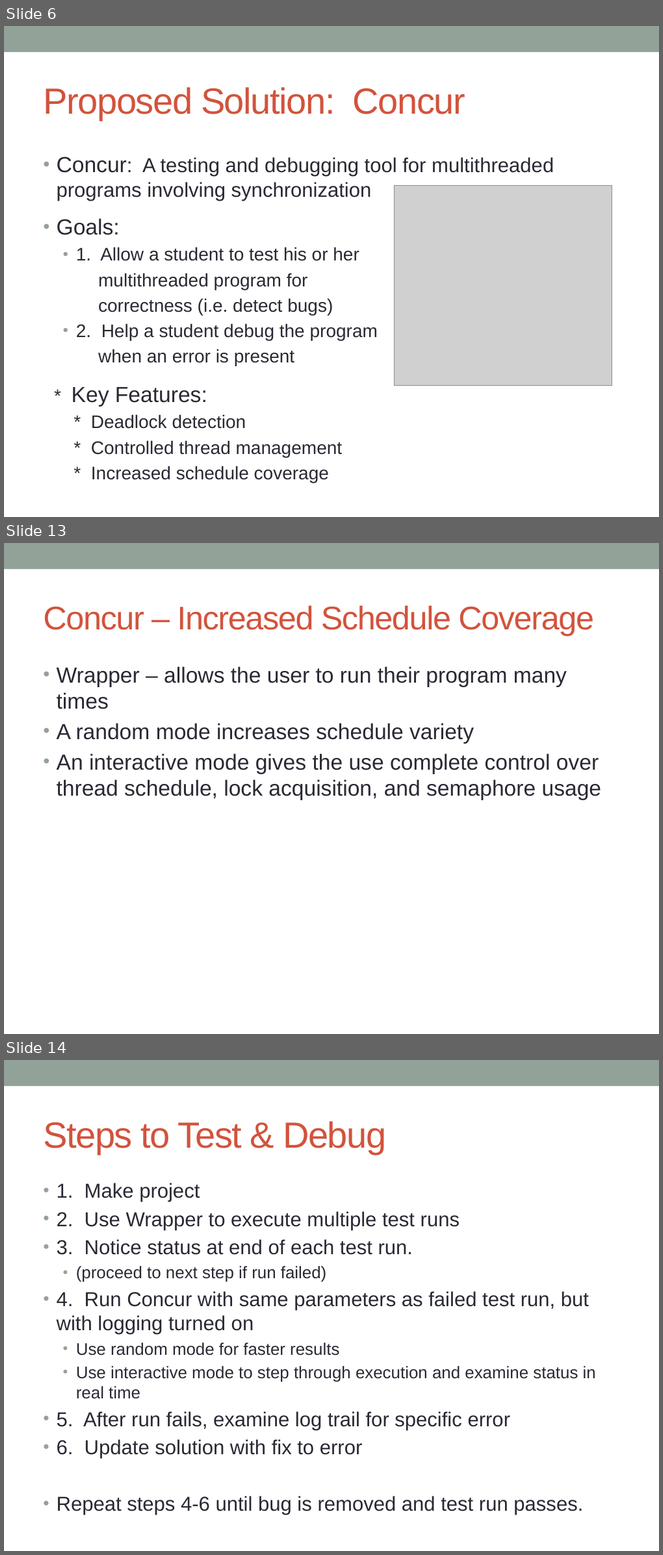
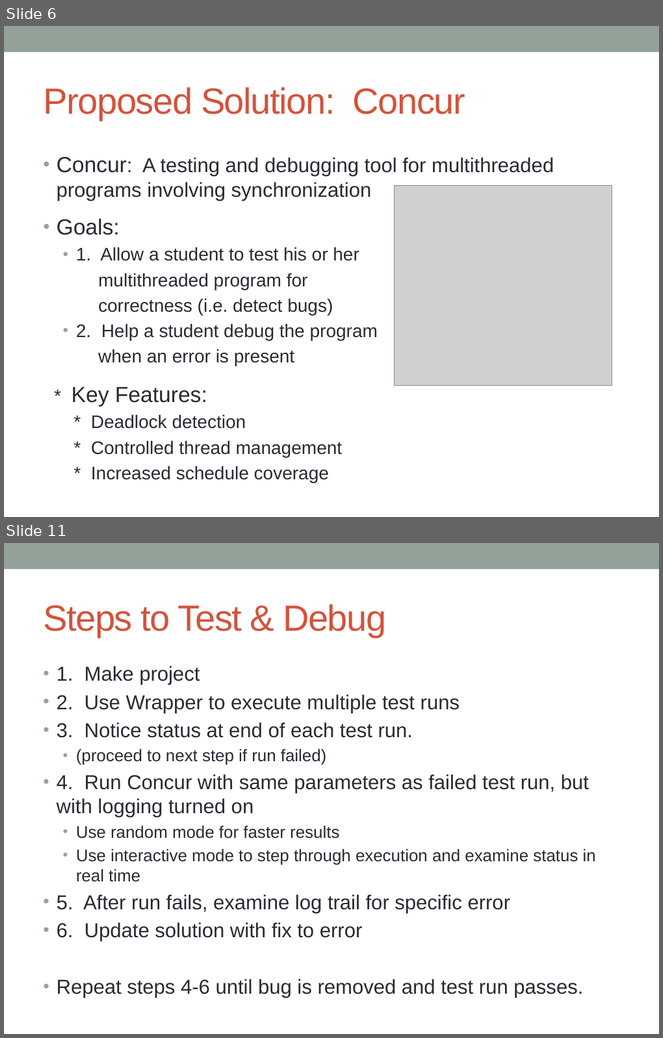
Before and after one commit to concurTestFramework/concurTestFramework, a slide deck: Documents/Concur_Presentation.pptx. Shown one above the other, each under a label of ours: slides 6, 13 and 14 before the commit, slides 6 and 11 after it; the slides between them are not shown. The pictures are 663x1555 and 663x1038 pixels, drawn with LibreOffice and Linux fonts; fonts in the diff are those of the drawing; grey boxes stand for pictures. Boxes give left, top, right and bottom in pixels: in the first picture for what was removed or moved away, otherwise in the second. Text is boxed around its words. In the diff, an @@ line names an element or a change of style, - is before the commit and + after.

```diff
--- a/Documents/Concur_Presentation.pptx
+++ b/Documents/Concur_Presentation.pptx
@@ slide 13 removed at [4, 543, 659, 1034], background #FFFFFF; not listed: 1 template element that a slide beside it also shows @@
@@ title removed at [43, 605, 594, 636] @@
-Concur – Increased Schedule Coverage
@@ text removed at [57, 667, 602, 800] @@
-• Wrapper – allows the user to run their program many times
-• A random mode increases schedule variety
-• An interactive mode gives the use complete control over thread schedule, lock acquisition, and semaphore usage
@@ what was slide 14 is now slide 11 @@
```
Also in this commit, not shown: 7 slides changed, 2 slides added, 2 other slides removed.
